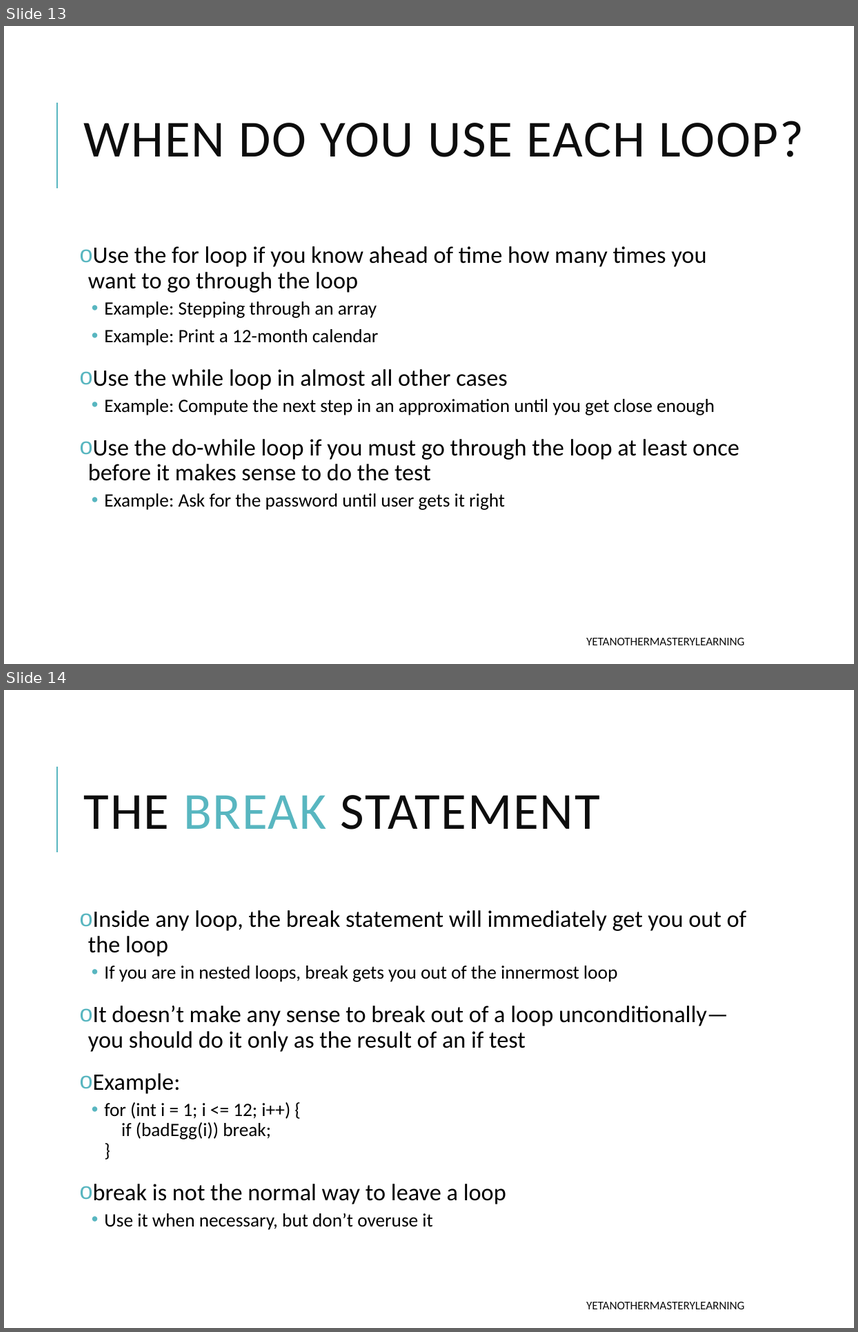
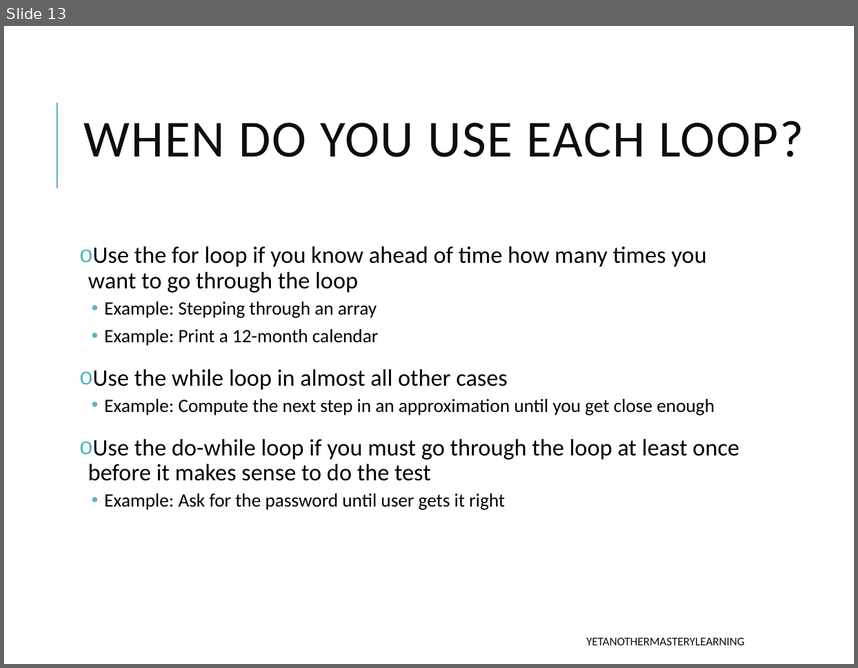
Before and after one commit to yetanothermasterylearning/Core-Java, a slide deck: Programming Basics/Presentation/Program Flow Control.pptx. Shown one above the other, each under a label of ours: slides 13 and 14 before the commit, slide 13 after it. The pictures are 858x1332 and 858x668 pixels, drawn with LibreOffice and Linux fonts; fonts in the diff are those of the drawing. Boxes give left, top, right and bottom in pixels: in the first picture for what was removed or moved away, otherwise in the second. Text is boxed around its words. In the diff, an @@ line names an element or a change of style, - is before the commit and + after.

```diff
--- a/Programming Basics/Presentation/Program Flow Control.pptx
+++ b/Programming Basics/Presentation/Program Flow Control.pptx
@@ slide 14 removed at box(4, 690, 854, 1328), background #FFFFFF; not listed: 1 template element that a slide beside it also shows @@
@@ title removed at box(84, 795, 600, 829) @@
-THE BREAK STATEMENT
@@ text removed at box(88, 910, 747, 1230) @@
-o Inside any loop, the break statement will immediately get you out of the loop
-  • If you are in nested loops, break gets you out of the innermost loop
-o It doesn’t make any sense to break out of a loop unconditionally—you should do it only as the result of an if test
-o Example:
-  • for (int i = 1; i <= 12; i++) {
-    if (badEgg(i)) break;
-    }
-o break is not the normal way to leave a loop
-  • Use it when necessary, but don’t overuse it
@@ text removed at box(586, 1301, 744, 1309) @@
-YETANOTHERMASTERYLEARNING
```
Also in this commit, not shown: 1 other file.
